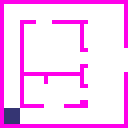
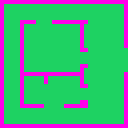
Revision of a layered 128 x 128 image; what changed, layer by layer:
added layer "Nouveau calque#2" above "Nouveau calque" over 4, 4, 128, 124
hid "Nouveau calque", painted on it over 4, 4, 128, 124
